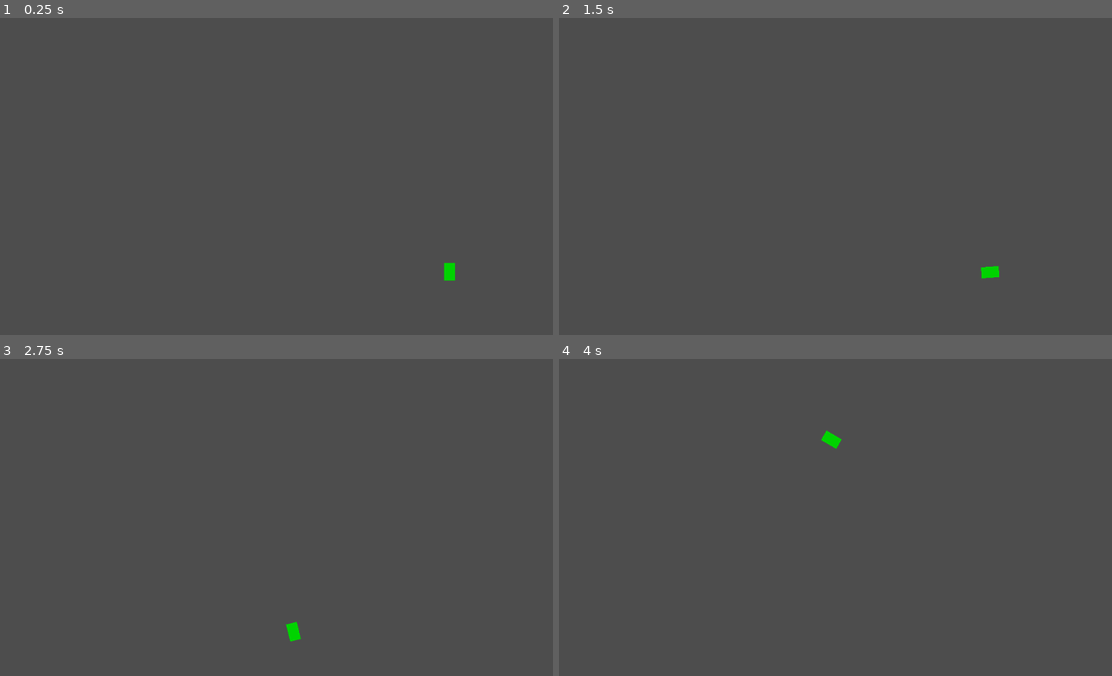
Above: before the commit, frames 1-4 (two rows, left to right).
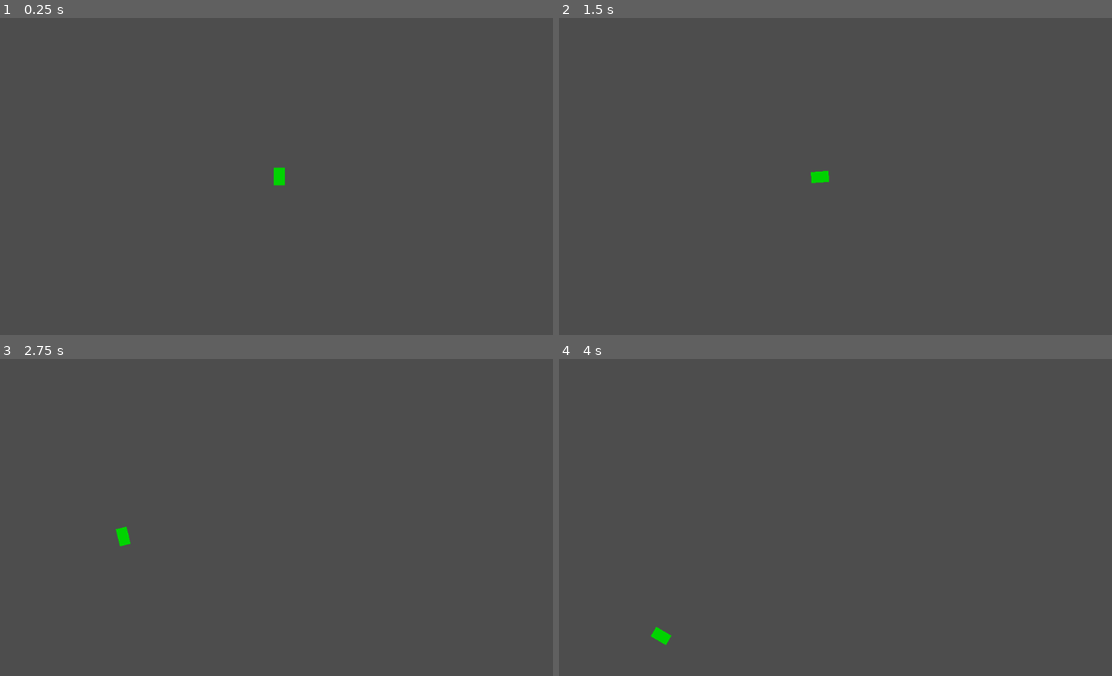
Above: after the commit, the same moments.

Repository: AndrewJDGalga/godot-simpleshooter
Game: Godot game, scene res://lv/test_space.tscn
Two runs of this game, one before a commit and one after it. Both use one fixed random seed, a clock stepped at 60 frames per second and the inputs below. Before the commit the project has no main scene; this scene is started directly in both runs.
Inputs:
- Up to frame 1 (0.25 s): no input
- Up to frame 2 (1.5 s): tap Enter at 0.5 s; hold D (right) 0.53-1.28 s; tap Space (fire_laser) at 0.6, 1.25, 1.35 s; hold Down (down) from 1.28 s (still down)
- Up to frame 3 (2.75 s): release Down (down) at 2.03 s; hold D (right) from 2.03 s (still down); tap Space (fire_laser) at 2.1 s
- Up to frame 4 (4 s): release D (right) at 2.78 s; hold W (up) 2.78-3.53 s; tap Space (fire_laser) at 2.85, 3.6 s; hold A (left) from 3.53 s (still down)

The runs differ from the first frame. In frame 1, 0.2% of the frame differs, in the area x 49-83%, y 47-83%; in frame 2, 0.2%; in frame 3, 0.2%; in frame 4, 0.2%.
Error after the commit: Parse Error: Expected indented block after function declaration. (res://lv/test_space.gd:6)

Commit message:
re-centered player for ease of expectation wtih other mechanics.

Diff:
--- a/entity/entityScripts/player_space.gd
+++ b/entity/entityScripts/player_space.gd
@@ -15,10 +15,10 @@
 		ProjectSettings.get_setting("display/window/size/viewport_width"), \
 		ProjectSettings.get_setting("display/window/size/viewport_height"))
 	sprite = $temp_vid_bod
-	top_limit = -screen_limit.y + sprite.size.y * 2
-	bottom_limit = sprite.size.y/2
-	left_limit = -screen_limit.x/2 + sprite.size.y/2
-	right_limit = screen_limit.x/2 - sprite.size.y/2
+	top_limit = -screen_limit.y/2 + sprite.size.y/2
+	bottom_limit = screen_limit.y/2 - sprite.size.y/2
+	left_limit = -screen_limit.x/2 + sprite.size.x/2
+	right_limit = screen_limit.x/2 - sprite.size.x/2
 	laser = $player_laser
 
 func _physics_process(delta):
--- a/lv/test_space.gd
+++ b/lv/test_space.gd
@@ -1,8 +1,6 @@
 extends Node2D
 
-#func _ready():
-	#position = Vector2( \
-		#ProjectSettings.get_setting("display/window/size/viewport_width")/2.0, \
-		#ProjectSettings.get_setting("display/window/size/viewport_height")/2.0)
-	#print(ProjectSettings.get_setting("display/window/size/viewport_width"))
-	#print(DisplayServer.window_get_size(0))
+#@export
+var summon_square:Vector2
+
+func _ready():
--- a/lv/test_space.tscn
+++ b/lv/test_space.tscn
@@ -7,10 +7,8 @@
 script = ExtResource("1_qqodf")
 
 [node name="player_space" parent="." instance=ExtResource("1_gugsu")]
-position = Vector2(309, -83)
 collision_layer = 1
 collision_mask = 1
 move_speed = 400.0
 
 [node name="Camera2D" type="Camera2D" parent="."]
-position = Vector2(0, -256)
--- a/project.godot
+++ b/project.godot
@@ -11,6 +11,7 @@
 [application]
 
 config/name="Simple Shooter"
+run/main_scene="res://lv/test_space.tscn"
 config/features=PackedStringArray("4.2", "GL Compatibility")
 config/icon="res://icon.svg"
 
--- a/weapons/laser.tscn
+++ b/weapons/laser.tscn
@@ -3,7 +3,7 @@
 [ext_resource type="Script" path="res://weapons/laser.gd" id="1_1nmkw"]
 
 [node name="Laser" type="RayCast2D"]
-target_position = Vector2(0, -576)
+target_position = Vector2(0, -1024)
 script = ExtResource("1_1nmkw")
 
 [node name="ColorRect" type="ColorRect" parent="."]
